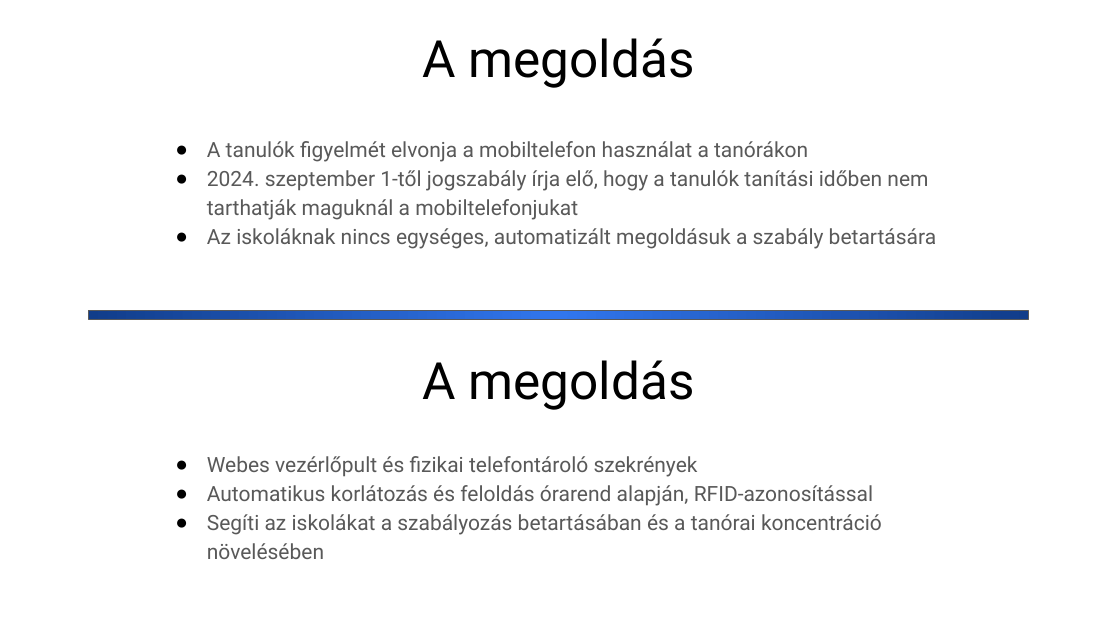
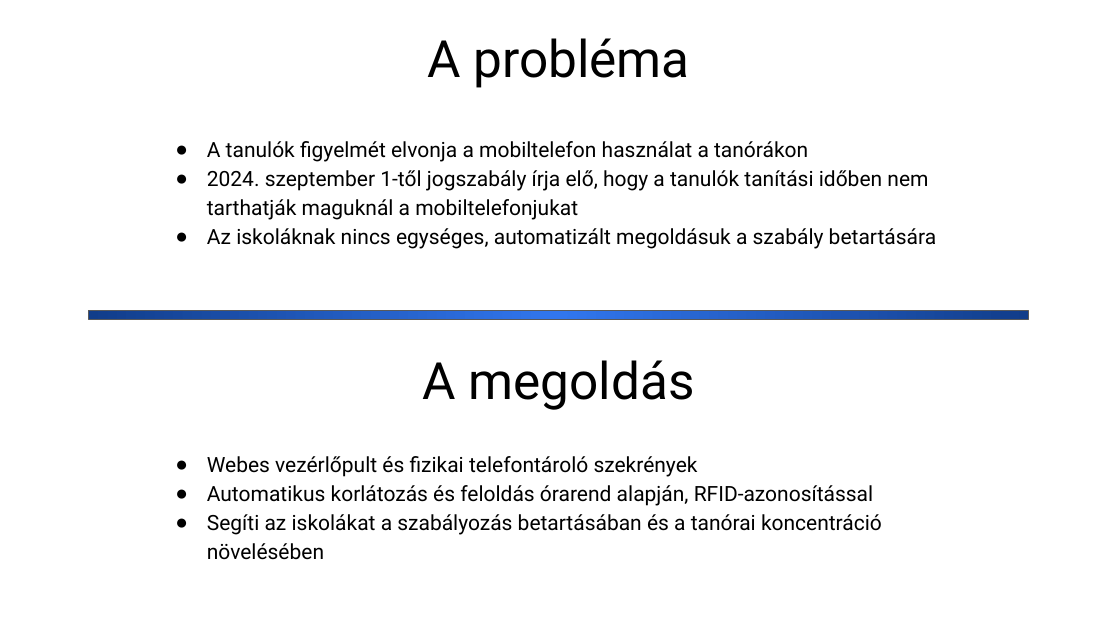
Before and after one commit to nagygabor123/vizsgaremek, a slide deck: slide 2 of Dokumentacio/Eloadas.pptx. Drawn at 1120x630 pixels with LibreOffice and Linux fonts; fonts in the diff are those of the drawing. Boxes give left, top, right and bottom in pixels: in the first picture for what was removed or moved away, otherwise in the second. Text is boxed around its words. In the diff, an @@ line names an element or a change of style, - is before the commit and + after.

```diff
--- a/Dokumentacio/Eloadas.pptx
+++ b/Dokumentacio/Eloadas.pptx
@@ text at <box>427,38,689,88</box>: text changed @@
-A megoldás
+A probléma
@@ text "A tanulók figyelmét elvonja a ..." at <box>207,141,936,249</box>: text colour #595959 to #000000 @@
@@ text "Webes vezérlőpult és fizikai telefontároló ..." at <box>207,456,882,560</box>: text colour #595959 to #000000 @@
```
Also in this commit, not shown: 3 other slides changed, 1 other file.
